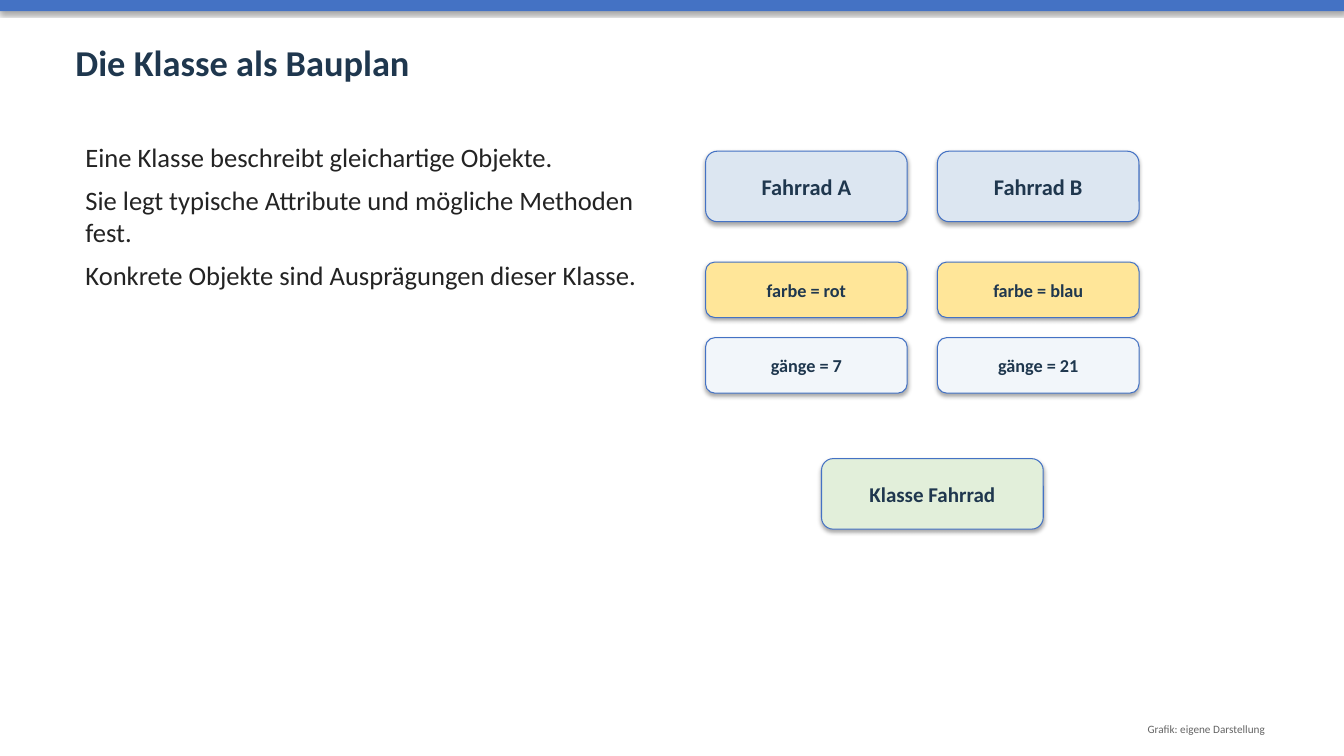
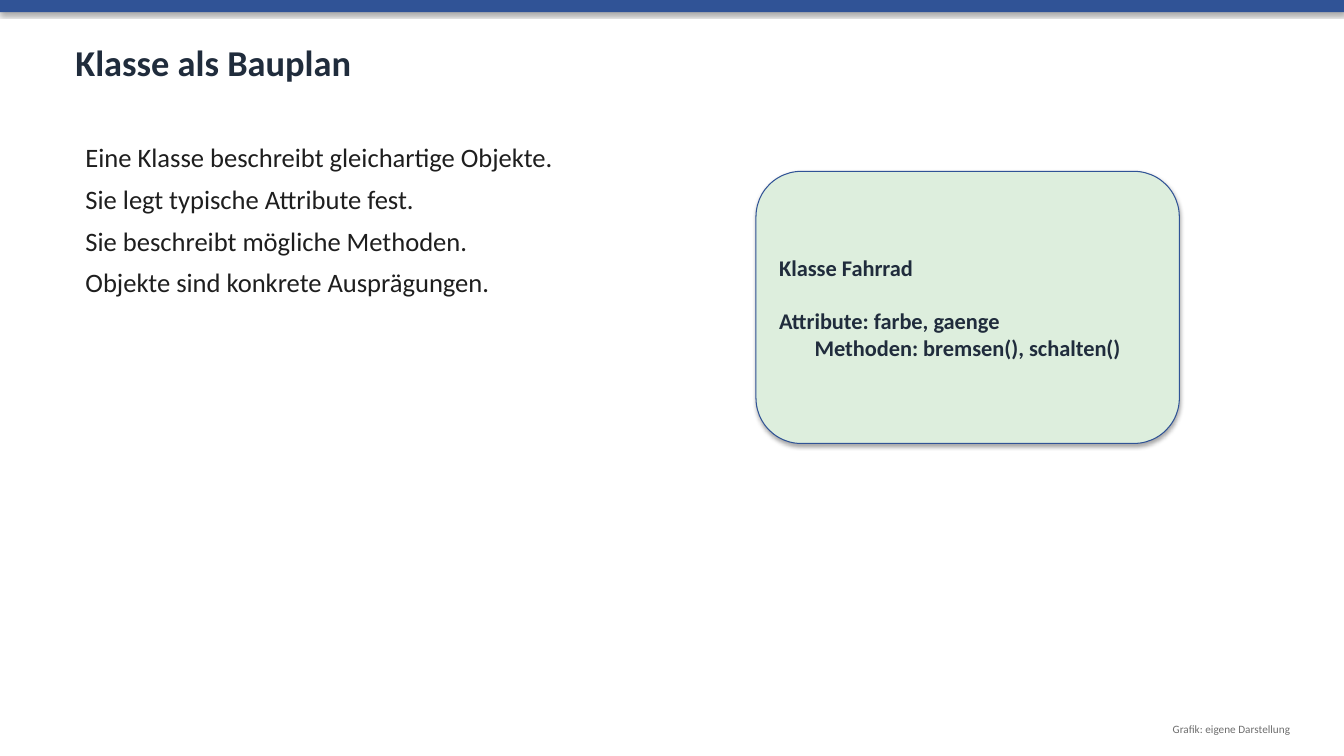
Before and after one commit to audipz/Unterrichtsmaterial_Oberschule_Sachsen, a slide deck: slide 4 of Unterrichtsmaterial_Oberschule_Sachsen/Klasse_8/01_Objektorientierte_Modellierung/05_Praesentationen/01_02_Objektorientierung.pptx (slide 6 before the commit). Drawn at 1344x756 pixels with LibreOffice and Linux fonts; fonts in the diff are those of the drawing. Boxes give left, top, right and bottom in pixels: in the first picture for what was removed or moved away, otherwise in the second. Text is boxed around its words. In the diff, an @@ line names an element or a change of style, - is before the commit and + after.

```diff
--- a/Unterrichtsmaterial_Oberschule_Sachsen/Klasse_8/01_Objektorientierte_Modellierung/05_Praesentationen/01_02_Objektorientierung.pptx
+++ b/Unterrichtsmaterial_Oberschule_Sachsen/Klasse_8/01_Objektorientierte_Modellierung/05_Praesentationen/01_02_Objektorientierung.pptx
@@ rectangle at [0, 0, 1344, 12]: fill #4472C4 to #305396 @@
@@ text at [75, 50, 351, 82]: text changed; text colour #1F374E to #202C3C @@
-Die Klasse als Bauplan
+Klasse als Bauplan
@@ rounded rectangle removed at [706, 151, 907, 222] @@
-Fahrrad A
@@ rounded rectangle added at [756, 171, 1180, 444], fill #DDEEDD, outline #305396 0.75 pt, 16 pt, text #202C3C, bold @@
+Klasse Fahrrad
+Attribute: farbe, gaenge
+Methoden: bremsen(), schalten()
@@ rounded rectangle removed at [938, 151, 1139, 222] @@
-Fahrrad B
@@ text at [85, 190, 490, 297]: text changed; text colour #232323 to #1E1E1E @@
-Sie legt typische Attribute und mögliche Methoden fest.
-Konkrete Objekte sind Ausprägungen dieser Klasse.
+Sie legt typische Attribute fest.
+Sie beschreibt mögliche Methoden.
+Objekte sind konkrete Ausprägungen.
@@ rounded rectangle removed at [706, 262, 907, 318] @@
-farbe = rot
@@ rounded rectangle removed at [938, 262, 1139, 318] @@
-farbe = blau
@@ rounded rectangle removed at [706, 338, 907, 393] @@
-gänge = 7
@@ rounded rectangle removed at [938, 338, 1139, 393] @@
-gänge = 21
@@ rounded rectangle removed at [822, 459, 1044, 529] @@
-Klasse Fahrrad
@@ text "Grafik: eigene Darstellung": place and size @@
-text "Grafik: eigene Darstellung" at [1148, 725, 1265, 735]
+text "Grafik: eigene Darstellung" at [1173, 725, 1290, 735]
@@ text "Grafik: eigene Darstellung" at [1173, 725, 1290, 735]: text colour #646464 to #6E6E6E @@
```
Also in this commit, not shown: 4 other slides changed, 2 slides added, 7 slides removed, 9 other files.
